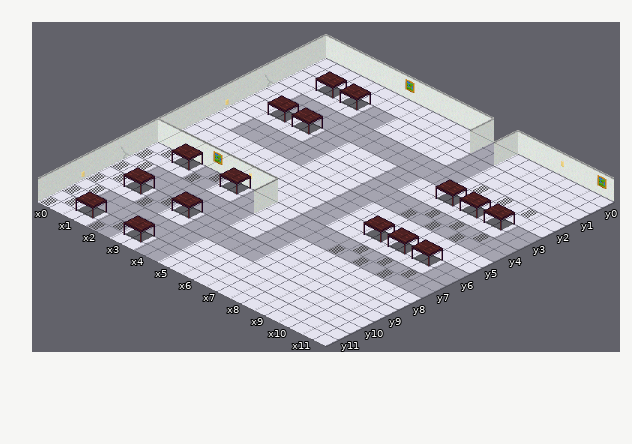
Two states of a Tiled map, src/main/resources/maps/room4.tmx. Above: the version before the commit.
Cells are 64x32 px. Isometric: x runs down to the right, y down to the left. Shown: x 0..11, y 0..11.
Once edited:
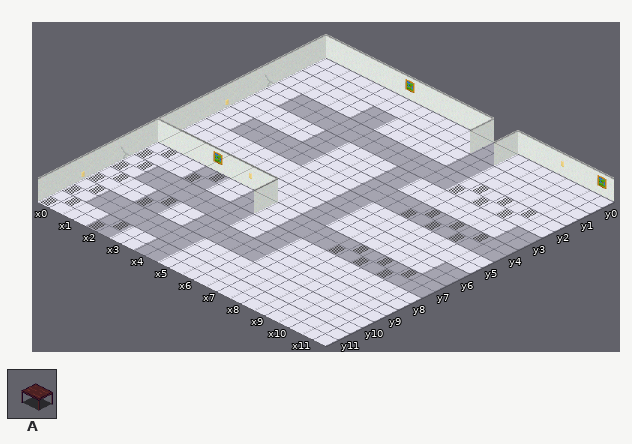
Key: from "computerlevels": A 0.
_ is an empty cell, . an unchanged one.
What changed:
--- layer "objects"
@@ x 1..2 @@
- 1 AA
+ 1 __
@@ x 1..10 @@
- 3 AA.....AAA
+ 3 __.....___
@@ x 1..10 @@
- 6 .......AAA
- 7 A.A.......
+ 6 .......___
+ 7 _._.......
@@ x 1..3 @@
- 9 A.A
+ 9 _._
@@ x 1..3 @@
-11 A.A
+11 _._
Pixel boxes of the changes (left, top, right, bottom) in both pictures:
removed: (267, 71, 371, 135)
removed: (75, 143, 251, 243)
removed: (363, 179, 515, 267)
